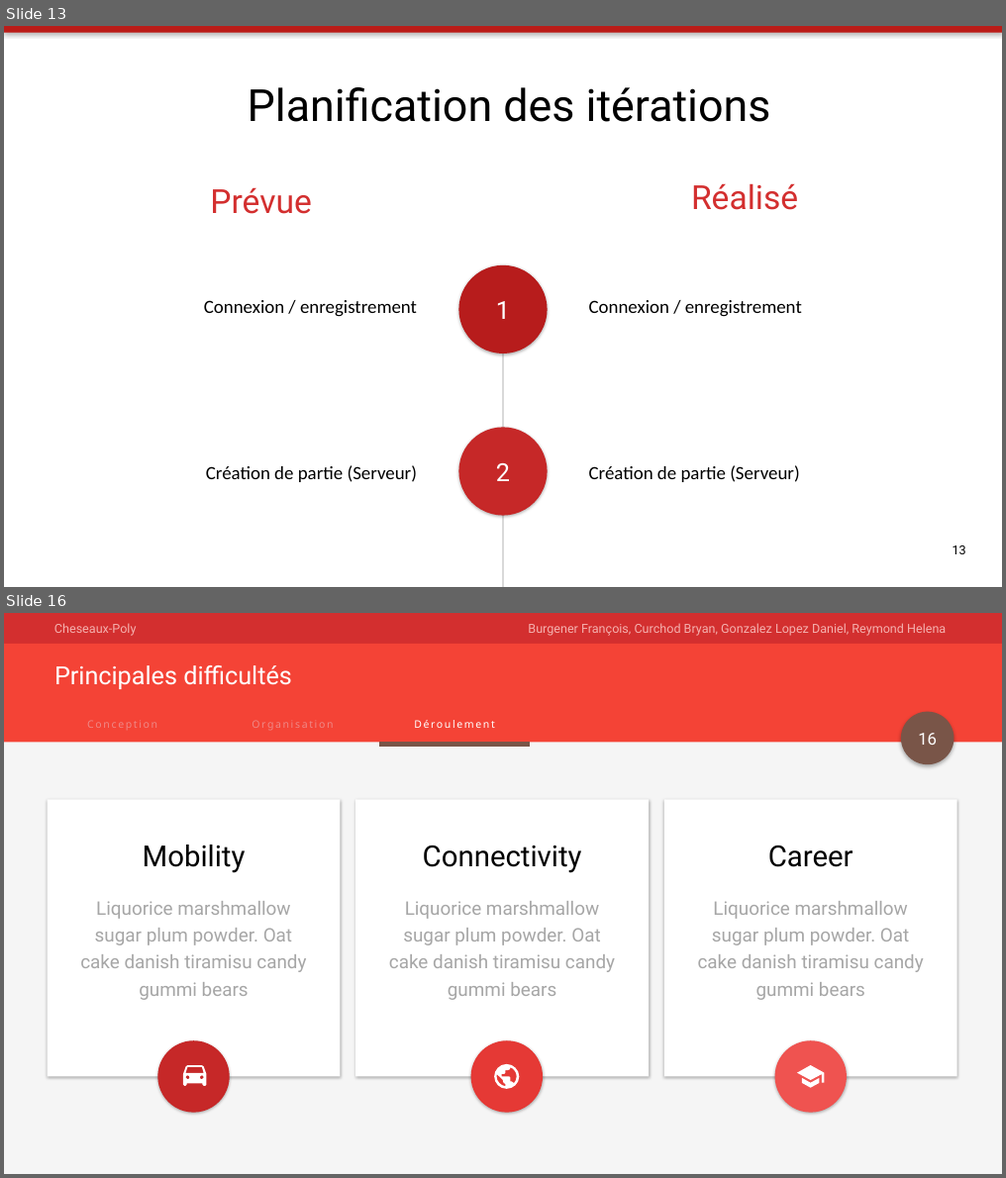
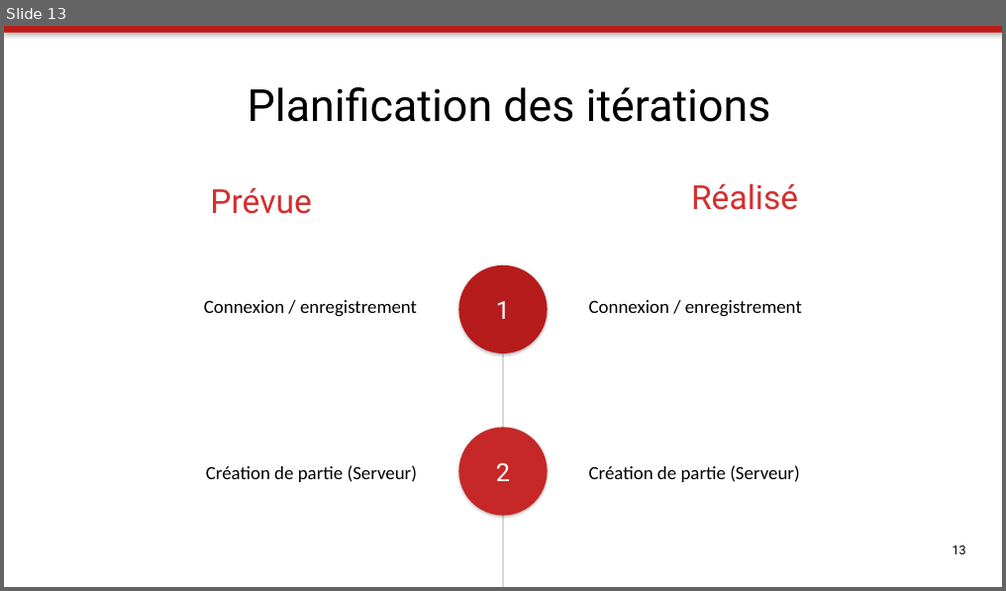
Before and after one commit to Angorance/HEIGVD_Monopoly, a slide deck: Doc/presentation.pptx. Shown one above the other, each under a label of ours: slides 13 and 16 before the commit, slide 13 after it; the slides between them are not shown. The pictures are 1006x1178 and 1006x591 pixels, drawn with LibreOffice and Linux fonts; fonts in the diff are those of the drawing. Boxes give left, top, right and bottom in pixels: in the first picture for what was removed or moved away, otherwise in the second. Text is boxed around its words. In the diff, an @@ line names an element or a change of style, - is before the commit and + after.

```diff
--- a/Doc/presentation.pptx
+++ b/Doc/presentation.pptx
@@ slide 16 removed at box(4, 613, 1002, 1174), background #F5F5F5 @@
@@ rectangle removed at box(4, 613, 1002, 644) @@
@@ text removed at box(54, 623, 136, 636) @@
-Cheseaux-Poly
@@ text removed at box(528, 623, 945, 636) @@
-Burgener François, Curchod Bryan, Gonzalez Lopez Daniel, Reymond Helena
@@ rectangle removed at box(4, 644, 1002, 742) @@
@@ title removed at box(54, 665, 292, 689) @@
-Principales difficultés
@@ text removed at box(87, 720, 157, 730) @@
-Conception
@@ text removed at box(252, 720, 333, 730) @@
-Organisation
@@ text removed at box(414, 720, 495, 728) @@
-Déroulement
@@ ellipse removed at box(901, 712, 954, 765) @@
@@ line removed from (379, 744) to (531, 744) @@
@@ page number removed at box(918, 733, 937, 745) @@
-16
@@ rectangle removed at box(48, 799, 341, 1077) @@
@@ rectangle removed at box(355, 799, 648, 1077) @@
@@ rectangle removed at box(664, 799, 957, 1077) @@
@@ text removed at box(143, 845, 246, 873) @@
-Mobility
@@ text removed at box(423, 845, 582, 873) @@
-Connectivity
@@ text removed at box(768, 845, 853, 867) @@
-Career
@@ text removed at box(80, 901, 306, 1000) @@
-Liquorice marshmallow sugar plum powder. Oat cake danish tiramisu candy gummi bears
@@ text removed at box(389, 901, 615, 1000) @@
-Liquorice marshmallow sugar plum powder. Oat cake danish tiramisu candy gummi bears
@@ text removed at box(698, 901, 924, 1000) @@
-Liquorice marshmallow sugar plum powder. Oat cake danish tiramisu candy gummi bears
@@ ellipse removed at box(157, 1042, 230, 1113) @@
@@ ellipse removed at box(471, 1042, 543, 1113) @@
@@ ellipse removed at box(775, 1042, 846, 1113) @@
@@ freeform shape removed at box(183, 1065, 206, 1086) @@
@@ freeform shape removed at box(494, 1064, 519, 1089) @@
@@ freeform shape removed at box(798, 1065, 825, 1088) @@
```
Also in this commit, not shown: 10 slides changed, 2 slides added, 1 other slide removed.
